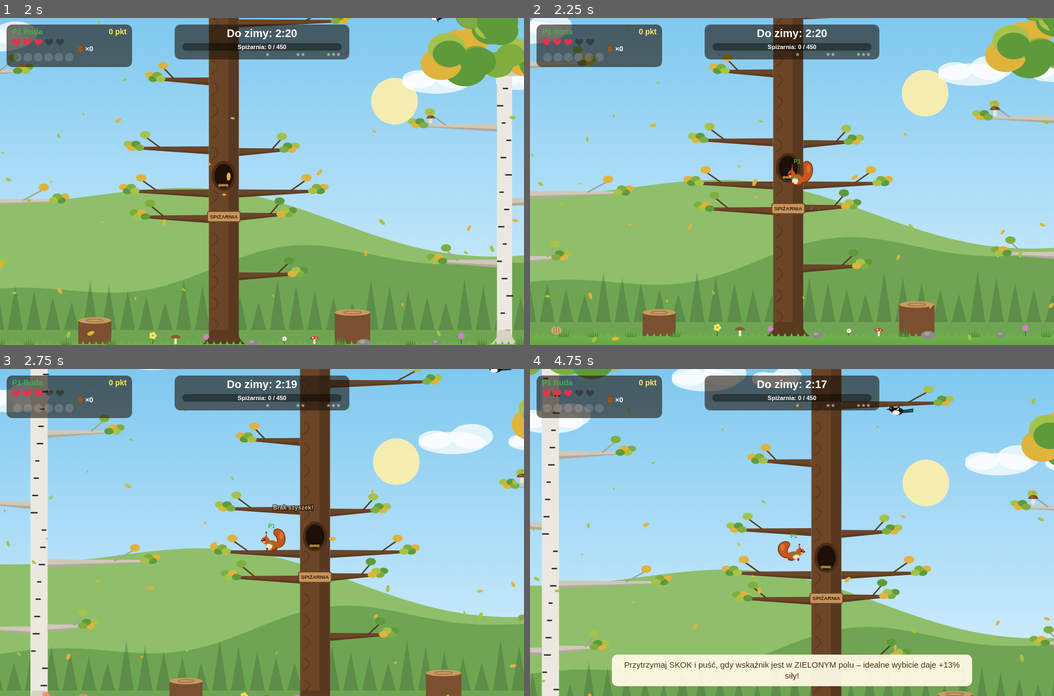
Above: before the commit, frames 1-4 (two rows, left to right).
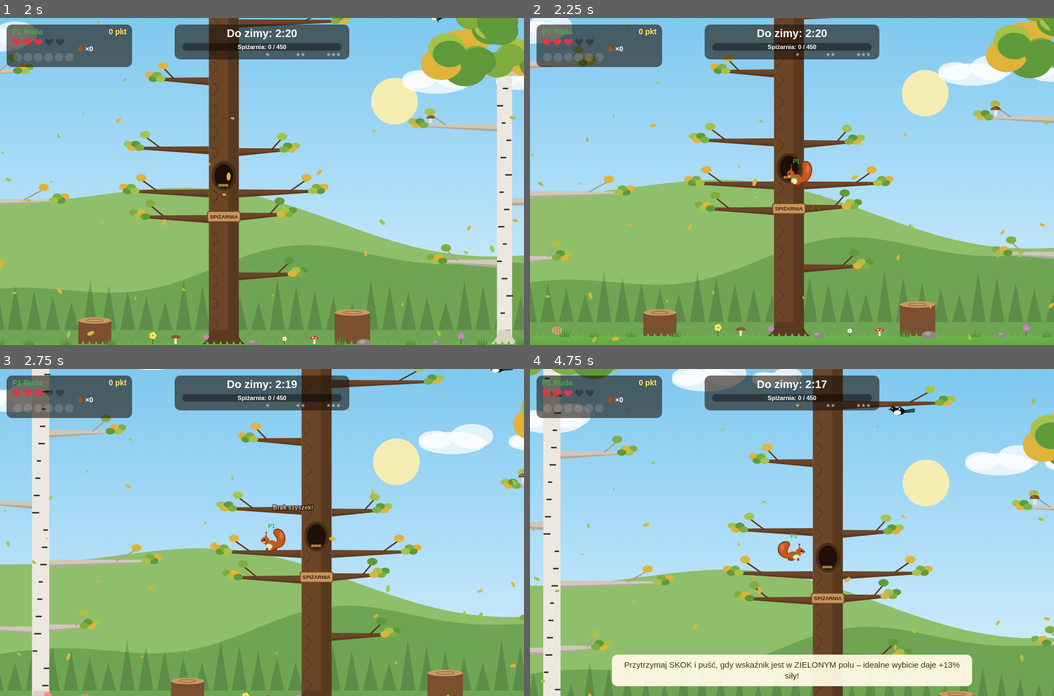
Above: after the commit, the same moments.

Repository: jab-jab-coder/game04
Game: browser game, page index.html
Same seed, same stepped clock (60 frames per second), same inputs: the game is played once before the commit and once after it.
Inputs (mouse positions are in pixels of both pictures, inside the frame that each line leads up to):
- Up to frame 1 (2 s): click (262, 181) at 0.27 s; hold Right 1.03-1.53 s; tap Space at 1.1, 1.6 s; hold Down 1.58-1.85 s; hold Left from 1.9 s (still down)
- Up to frame 2 (2.25 s): keep holding Left; tap Space at 2.1 s
- Up to frame 3 (2.75 s): release Left at 2.47 s; tap Q at 2.52 s; hold Up from 2.52 s (still down); tap Space at 2.6 s
- Up to frame 4 (4.75 s): release Up at 2.82 s; hold Right 2.87-3.53 s; tap Space every 0.5 s from 3.1 to 4.6 s; hold Up 3.58-3.82 s; hold Left 3.87-4.3 s; hold Down 4.35-4.68 s; hold Right from 4.73 s (still down)

Frame 1 is identical in both runs. In frame 2, 1.6% of the frame differs, in the area x 3-100%, y 0-99%; in frame 3, 3.0%, in the area x 0-100%, y 0-100%; in frame 4, 2.7%.

Commit message:
Sterowanie, szara wiewiórka i wspinaczka – poprawki
- ładowanie skoku w biegu, podczas wspinaczki i w locie; coyote time; skok także pod LB/LT na padzie
- cykl życia szarej wiewiórki: ucieczka przed psami na drzewo, odpoczynek, upuszczanie łupu po złapaniu, awaryjny respawn na najbliższym drzewie
- naprawione migotanie (60 zmian stanu/s) między pniem a gałęzią przy trzymaniu kierunku po skosie; brak przyklejania do własnego pnia przy skoku w górę

Co-Authored-By: Claude Opus 5.5 <noreply@anthropic.com>

Diff:
--- a/js/data.js
+++ b/js/data.js
@@ -92,6 +92,8 @@
   rival: ['Moje!', 'Ten orzech miał moje imię!', 'Kto pierwszy, ten lepszy!', 'Spadaj, ruda!', 'Mniam!'],
   rivalHit: ['Ej! To moje!', 'Nieładnie!', 'Auć!'],
   rivalEat: ['Mniam mniam…', 'Chrup chrup!', 'Smacznego mnie!'],
+  rivalFlee: ['Ratunkuuu!', 'Psy! W nogi!', 'Nie jestem smaczny!', 'Mamo, pies!'],
+  rivalSafe: ['Uff… o włos!', 'Ha! Nie dosięgniesz!', 'Bezpieczny!', 'Psy nie umieją się wspinać!'],
   fall: ['Bęc!', 'Auć, mój ogon!', 'Grawitacja 1 : 0 Wiewiórka', 'Nic mi nie jest!'],
   perfect: ['Idealne wybicie!', 'Perfekcyjnie!', 'Jak polatucha!'],
   full: ['Mmmf mmf!', 'Pełne policzki!', 'Nie zmieszczę więcej!'],
--- a/js/entities.js
+++ b/js/entities.js
@@ -30,6 +30,23 @@
   startClimb(t) {
     this.state = 'climb'; this.tree = t; this.plat = null;
     this.x = t.x + t.w / 2; this.vx = 0; this.vy = 0;
+    this.switchCd = 0.2; // histereza: chwilę nie można od razu zejść z pnia
+  }
+
+  // Zejście z pnia na gałąź. Płynnie (małe przesunięcie), a przed powrotem na pień chroni
+  // reguła „nie chwytaj pnia, idąc od niego” + krótka histereza switchCd.
+  stepOntoPlatform(p, dir) {
+    this.state = 'ground'; this.plat = p; this.y = p.y; this.tree = null;
+    this.x = clamp(this.x + dir * 8, p.x + 2, p.x + p.w - 2);
+    this.vx = dir * 140;
+    this.switchCd = 0.2;
+  }
+
+  // Czy gracz trzyma kierunek „od pnia”? (wtedy chce iść po gałęzi, a nie wspinać się)
+  movingAwayFrom(t, ix) {
+    if (!ix) return false;
+    const rel = this.x - (t.x + t.w / 2);
+    return Math.abs(rel) > 2 && Math.sign(rel) === ix;
   }
 
   update(c, dt, game) {
@@ -38,6 +55,7 @@
     if (this.invuln > 0) this.invuln -= dt;
     if (this.fullCd > 0) this.fullCd -= dt;
     if (this.grabCd > 0) this.grabCd -= dt;
+    if (this.switchCd > 0) this.switchCd -= dt;
     if (this.dropT > 0) this.dropT -= dt;
     this.anim += dt;
 
@@ -52,67 +70,72 @@
     }
 
     const slots = this.slots;
-    const spd = (1 - 0.055 * slots) * (this.powers.speed > 0 ? 1.4 : 1);
+    const spd = (1 - 0.055 * slots) * (this.powers.speed > 0 ? 1.4 : 1) * (this.fleeBoost || 1);
     const jmp = (1 - 0.035 * slots) * (this.powers.speed > 0 ? 1.12 : 1);
     const RUN = 240 * spd;
 
     // --- ładowanie skoku (wskaźnik siły pulsuje 0→1→0; trafienie w zielone pole = idealne wybicie)
-    const canJump = this.state === 'ground' || this.state === 'climb';
-    if (jumpPressed && canJump && !this.charging) { this.charging = true; this.chargeT = 0; this.charge = 0; }
+    // Ładować można w biegu, podczas wspinaczki, a nawet w locie (skok wykona się po wylądowaniu,
+    // jeśli przycisk nadal jest trzymany). „Coyote time” pozwala odbić się tuż po zejściu z krawędzi.
+    if (this.state === 'ground' || this.state === 'climb') this.coyote = 0.12;
+    else if (this.coyote > 0) this.coyote -= dt;
+    const canJump = this.state === 'ground' || this.state === 'climb' || this.coyote > 0;
+    if (jumpPressed && !this.charging) { this.charging = true; this.chargeT = 0; this.charge = 0; }
     if (this.charging) {
-      if (!canJump) this.charging = false;
-      else {
-        this.chargeT += dt;
-        const p = (this.chargeT / 0.7) % 2;
-        this.charge = p < 1 ? p : 2 - p;
-        if (!jumpHeld) this.doJump(ix, jmp, game);
+      this.chargeT += dt;
+      const p = (this.chargeT / 0.7) % 2;
+      this.charge = p < 1 ? p : 2 - p;
+      if (!jumpHeld) {
+        if (canJump) this.doJump(ix, jmp, game);
+        else this.charging = false;
       }
     }
 
     if (this.state === 'ground') {
       const ice = this.plat && this.plat.ice;
-      const target = this.charging ? 0 : ix * RUN;
-      const a = (ix !== 0 && !this.charging) ? (ice ? 3 : 16) : (ice ? 1.6 : 14);
+      const target = ix * RUN * (this.charging ? 0.85 : 1);
+      const a = ix !== 0 ? (ice ? 3 : 16) : (ice ? 1.6 : 14);
       this.vx += (target - this.vx) * Math.min(1, a * dt);
       if (ix) this.facing = ix;
       this.x += this.vx * dt;
       if (this.plat && (this.x < this.plat.x - 4 || this.x > this.plat.x + this.plat.w + 4)) {
         this.state = 'air'; this.plat = null; this.airMax = Math.max(RUN, Math.abs(this.vx));
       }
-      if (this.state === 'ground' && !this.charging && this.bury <= 0) {
+      if (this.state === 'ground' && this.bury <= 0 && !(this.switchCd > 0)) {
         if (iy === -1) {
           const t = trunkAt(world, this.x, this.y - 5);
-          if (t && this.y > t.top + 30) this.startClimb(t);
+          if (t && this.y > t.top + 30 && !this.movingAwayFrom(t, ix)) this.startClimb(t);
         } else if (iy === 1 && this.plat && !this.plat.stump) {
           const t = trunkAt(world, this.x, this.y + 6);
-          if (t) { this.startClimb(t); this.y += 4; }
+          if (t && !this.movingAwayFrom(t, ix)) { this.startClimb(t); this.y += 4; }
           else { this.state = 'air'; this.dropIgnore = this.plat; this.dropT = 0.3; this.plat = null; this.y += 2; this.airMax = RUN; }
         }
       }
     } else if (this.state === 'climb') {
       const t = this.tree;
       this.vx = 0;
-      this.vy = this.charging ? 0 : iy * 190 * spd;
+      this.vy = iy * 190 * spd * (this.charging ? 0.85 : 1);
       this.y += this.vy * dt;
       if (ix) this.facing = ix;
       if (this.y < t.top + 16) {
         this.y = t.top + 16;
-        if (iy === -1) {
+        if (iy === -1 && !(this.switchCd > 0)) {
           const crown = world.platforms.find((p) => p.tree === t && p.crown);
-          if (crown) { this.state = 'ground'; this.plat = crown; this.y = crown.y; this.tree = null; }
+          if (crown) this.stepOntoPlatform(crown, 0);
         }
       }
       if (this.state === 'climb' && this.y >= GROUND_Y) {
         this.y = GROUND_Y;
-        if (iy > 0 || ix !== 0) { this.state = 'ground'; this.plat = null; this.tree = null; this.vx = ix * 100; }
-      }
-      if (this.state === 'climb' && ix !== 0 && !this.charging) {
+        if ((iy > 0 || ix !== 0) && !(this.switchCd > 0)) {
+          this.state = 'ground'; this.plat = null; this.tree = null;
+          this.x += ix * 8;
+          this.vx = ix * 140; this.switchCd = 0.2;
+        }
+      }
+      if (this.state === 'climb' && ix !== 0 && !(this.switchCd > 0)) {
         for (const p of world.platforms) {
           if (p.tree !== t || Math.abs(p.y - this.y) > 16) continue;
-          if (p.side === ix || p.side === 0) {
-            this.state = 'ground'; this.plat = p; this.y = p.y; this.x += ix * 8; this.tree = null; this.vx = ix * 120;
-            break;
-          }
+          if (p.side === ix || p.side === 0) { this.stepOntoPlatform(p, ix); break; }
         }
       }
     } else { // powietrze
@@ -132,7 +155,8 @@
 
       if (iy === -1 && this.grabCd <= 0) {
         const t = trunkAt(world, this.x, this.y - 10);
-        if (t && this.y > t.top + 20) { this.startClimb(t); if (this.isPlayer) game.sfx('land'); }
+        const ownTreeRising = t && t === this.leftTree && this.vy < 0;
+        if (t && this.y > t.top + 20 && !ownTreeRising) { this.startClimb(t); if (this.isPlayer) game.sfx('land'); }
       }
       if (this.state === 'air' && this.vy > 0) {
         let best = null;
@@ -158,6 +182,7 @@
     const perfect = this.charge >= 0.88;
     const boost = perfect ? 1.13 : 1;
     const dir = ix !== 0 ? ix : (this.state === 'climb' ? this.facing : 0);
+    this.leftTree = this.state === 'climb' ? this.tree : (this.plat && !this.plat.stump ? this.plat.tree : null);
     this.vy = -(360 + 480 * c) * jmp * boost;
     this.vx = dir * (150 + 290 * c) * jmp * boost;
     if (this.state === 'climb') {
@@ -168,7 +193,7 @@
       this.grabCd = 0.15;
     }
     this.airMax = Math.max(240, Math.abs(this.vx));
-    this.state = 'air'; this.plat = null; this.tree = null; this.charging = false;
+    this.state = 'air'; this.plat = null; this.tree = null; this.charging = false; this.coyote = 0;
     if (this.isPlayer) {
       if (perfect) {
         game.sfx('perfect'); game.sparkle(this.x, this.y - 10, '#7dff7a');
@@ -180,6 +205,7 @@
 
   land(p, game) {
     const impact = this.vy;
+    this.leftTree = null;
     this.state = 'ground'; this.plat = p; this.y = p ? p.y : GROUND_Y; this.vy = 0;
     if (impact > 1080 && this.powers.golden <= 0) {
       this.stun = 1.1; this.vx = 0;
@@ -199,13 +225,86 @@
 }
 
 // ---------------- Mózg konkurencyjnej wiewiórki szarej ----------------
+// Cykl życia: 'forage' (zbiera) → 'flee' (ucieka przed psem na drzewo) → 'hide' (odpoczywa w bezpiecznym miejscu) → 'forage'.
+// Jedzenie (eatT) obsługuje gra, gdy rywal ma 3 przysmaki i nikt mu nie zagraża.
 class RivalBrain {
-  constructor(sq) { this.sq = sq; this.target = null; this.think = 0; this.stuck = 0; this.lastX = sq.x; this.lastY = sq.y; this.wanderX = sq.x; }
+  constructor(sq) {
+    this.sq = sq; this.target = null; this.think = 0; this.stuck = 0; this.lastX = sq.x; this.lastY = sq.y; this.wanderX = sq.x;
+    this.mode = 'forage'; this.fleeT = 0; this.hideT = 0; this.safeTree = null;
+  }
+
+  // Najbliższy groźny pies – tylko gdy wiewiórka jest nisko (trawa, pieniek, dół pnia)
+  nearestThreat(game) {
+    const s = this.sq;
+    if (s.y < GROUND_Y - 70) return null;
+    let best = null, bd = 1e9;
+    for (const d of game.dogs) {
+      if (d.dazed > 0 || d.sleep > 0 || d.scared > 0) continue;
+      const dd = Math.abs(d.x - s.x);
+      // goniący ją pies – ucieka z daleka; spacerujący – dopiero gdy jest tuż obok
+      const range = d.state === 'chase' && d.target === s ? 300 : 120;
+      if (dd < range && dd < bd) { bd = dd; best = d; }
+    }
+    return best;
+  }
+
+  startFlee(game, dog) {
+    const s = this.sq;
+    this.mode = 'flee'; this.fleeT = 0; s.fleeBoost = 1.7; s.eatT = 0; this.target = null;
+    if (s.state === 'climb') this.safeTree = s.tree;
+    else {
+      // najbliższe drzewo, do którego nie trzeba biec przez psa
+      let best = null, bs = 1e9;
+      for (const t of game.world.trees) {
+        const cx = t.x + t.w / 2;
+        let score = Math.abs(cx - s.x);
+        if (dog && (dog.x - s.x) * (cx - s.x) > 0 && Math.abs(dog.x - s.x) < Math.abs(cx - s.x) + 40) score += 600;
+        if (score < bs) { bs = score; best = t; }
+      }
+      this.safeTree = best;
+    }
+    game.say(s, pick(LINES.rivalFlee), '#444');
+  }
+
+  reachSafety(game) {
+    this.mode = 'hide'; this.hideT = 1 + Math.random();
+    this.sq.fleeBoost = 1;
+    game.say(this.sq, pick(LINES.rivalSafe), '#444');
+  }
+
+  fleeCtrl(dt, game, c) {
+    const s = this.sq, t = this.safeTree;
+    this.fleeT += dt;
+    const safeY = Math.max(t.top + 40, GROUND_Y - 300);
+    if (s.state === 'climb') {
+      if (s.y <= safeY) this.reachSafety(game); else c.y = -1;
+      return c;
+    }
+    if (s.state === 'ground' && s.plat && !s.plat.stump && s.y < GROUND_Y - 120) { this.reachSafety(game); return c; }
+    // nie zdążył? „Puff!” – ląduje na najbliższym drzewie
+    if (this.fleeT > 4) { game.rivalPoof(s, t); this.reachSafety(game); return c; }
+    const cx = t.x + t.w / 2;
+    if (Math.abs(cx - s.x) > 8) c.x = Math.sign(cx - s.x);
+    else c.y = -1;
+    if (s.state === 'air') c.y = -1; // łapie się każdego pnia po drodze
+    return c;
+  }
 
   ctrl(dt, game) {
     const s = this.sq;
     const c = blankCtrl();
-    if (s.eatT > 0 || s.stun > 0) return c;
+    if (s.stun > 0) return c;
+    if (this.mode !== 'flee') {
+      const dog = this.nearestThreat(game);
+      if (dog) this.startFlee(game, dog);
+    }
+    if (this.mode === 'flee') return this.fleeCtrl(dt, game, c);
+    if (this.mode === 'hide') {
+      this.hideT -= dt;
+      if (this.hideT <= 0 && s.eatT <= 0) { this.mode = 'forage'; this.think = 0; }
+      return c;
+    }
+    if (s.eatT > 0) return c;
     this.think -= dt;
     if (this.target && (!game.items.includes(this.target) || this.target.taken)) this.target = null;
     if (this.think <= 0 || !this.target) {
--- a/js/input.js
+++ b/js/input.js
@@ -49,7 +49,8 @@
     if (ax > dz || b(15)) c.x = 1;
     if (ay < -dz || b(12)) c.y = -1;
     if (ay > dz || b(13)) c.y = 1;
-    if (b(0)) c.jump = true;
+    // skok: A, a także lewy bumper/spust – wygodne, gdy kciuk prawej ręki jest zajęty
+    if (b(0) || b(4) || b(6)) c.jump = true;
     if (b(1) || b(2) || b(3) || b(5) || b(7)) c.action = true;
     if (b(9)) c.pause = true;
   },
--- a/js/main.js
+++ b/js/main.js
@@ -256,6 +256,28 @@
     this.sfx('stomp');
   }
 
+  // Pies dopadł szarą wiewiórkę: gubi cały łup, odskakuje i ucieka na drzewo (chwilowo nietykalna)
+  rivalCaught(r, d) {
+    r.eatT = 0;
+    if (r.cheeks.length) this.addText(r.x, r.y - 44, 'Upuścił łup!', '#ffe0a0', 14);
+    this.dropFromCheeks(r, r.cheeks.length);
+    r.stun = 0.35; r.invuln = 3; r.charging = false;
+    r.state = 'air'; r.plat = null; r.tree = null;
+    r.vy = -380; r.vx = Math.sign(r.x - d.x || 1) * 240; r.airMax = 420;
+    r.brain.startFlee(this, d);
+  }
+
+  // Awaryjny „teleport” – szara wiewiórka zjawia się na gałęzi najbliższego drzewa
+  rivalPoof(r, t) {
+    const cands = this.world.platforms.filter((p) => p.tree === t && !p.crown && p.y < GROUND_Y - 180 && p.y > GROUND_Y - 480);
+    const p = cands.length ? cands[Math.floor(Math.random() * cands.length)] : t.crownPlat;
+    this.dust(r.x, r.y, 16, '#dddddd');
+    r.x = p.side < 0 ? p.x + p.w * 0.35 : p.side > 0 ? p.x + p.w * 0.65 : p.x + p.w / 2;
+    r.y = p.y; r.state = 'ground'; r.plat = p; r.tree = null; r.vx = 0; r.vy = 0; r.charging = false;
+    this.sparkle(r.x, r.y - 14, '#e8e8e8');
+    this.addText(r.x, r.y - 40, 'Puff!', '#eeeeee', 16);
+  }
+
   hitRival(s, r) {
     r.stun = 1.3; r.eatT = 0; r.vx = 0;
     this.dropFromCheeks(r, r.cheeks.length);
@@ -419,9 +441,13 @@
       if (r.eatT > 0) {
         r.eatT -= dt;
         if (r.eatT <= 0) { r.cheeks = []; this.addText(r.x, r.y - 40, 'Zjedzone…', '#ccc', 14); }
-      } else if (r.cheeks.length >= 3 && r.state === 'ground') {
-        r.eatT = 4; this.say(r, pick(LINES.rivalEat), '#444');
-      }
+      } else if ((r.cheeks.length >= 3 || (r.brain.mode === 'hide' && r.cheeks.length > 0)) && (r.state === 'ground' || r.state === 'climb') && r.brain.mode !== 'flee') {
+        // je tylko w spokojnym miejscu: na drzewie albo gdy w pobliżu nie ma psa
+        const safe = r.y < GROUND_Y - 100 || !this.dogs.some((d) => Math.abs(d.x - r.x) < 450 && d.dazed <= 0 && d.sleep <= 0);
+        if (safe) { r.eatT = 4; this.say(r, pick(LINES.rivalEat), '#444'); }
+      }
+      // smuga kurzu podczas ucieczki
+      if (r.brain.mode === 'flee' && r.state === 'ground' && Math.random() < 0.4) this.dust(r.x - Math.sign(r.vx) * 10, r.y, 1, '#bfae80');
     }
 
     // przedmioty
@@ -448,12 +474,7 @@
         if (!boxOverlap(db, s.box())) continue;
         if (s.powers.golden > 0) { d.scared = 2.5; continue; }
         if (s.isPlayer) this.hurt(s, d);
-        else {
-          s.stun = 1.5; s.invuln = 2; s.eatT = 0;
-          this.dropFromCheeks(s, s.cheeks.length);
-          s.state = 'air'; s.plat = null; s.tree = null; s.vy = -420; s.vx = Math.sign(s.x - d.x || 1) * 260; s.airMax = 260;
-          this.say(s, 'Ratunkuuu!', '#444');
-        }
+        else this.rivalCaught(s, d);
         this.sfx('bark');
       }
     }
@@ -838,10 +859,10 @@
       L('Jak grać – sterowanie', 40, 24, '#8a3510', true);
       L('Gracz 1: A/D – ruch,  W/S – wspinaczka,  SPACJA – skok,  E – akcja', 80);
       L('Gracz 2: ←/→ – ruch,  ↑/↓ – wspinaczka,  prawy SHIFT – skok,  prawy CTRL / Enter – akcja', 106);
-      L('Pad: lewa gałka/krzyżak – ruch,  A – skok,  B/X – akcja,  START – pauza', 132);
+      L('Pad: lewa gałka/krzyżak – ruch,  A / LB / LT – skok,  B/X – akcja,  START – pauza', 132);
       L('W trybie 1 gracza działają oba zestawy klawiszy. P/Esc – pauza, M – dźwięk.', 158);
       L('Skakanie', 200, 18, '#8a3510', true);
-      L('• Przytrzymaj SKOK – wskaźnik siły pulsuje. Puść, aby skoczyć w stronę, którą trzymasz.', 228);
+      L('• Przytrzymaj SKOK – wskaźnik siły pulsuje. Możesz przy tym biec i się wspinać. Puść = skok.', 228);
       L('• Puść w ZIELONYM polu = idealne wybicie (+13% siły). Bez kierunku = skok w górę.', 252);
       L('• Za słaby skok = lot na trawę. Upadek z dużej wysokości ogłusza i gubisz orzechy!', 276);
       L('• W locie przytrzymaj GÓRĘ przy pniu, aby się go złapać. DÓŁ na gałęzi = zeskok.', 300);
--- a/js/render.js
+++ b/js/render.js
@@ -356,7 +356,7 @@
     ctx.translate(0, 12);
   } else {
     ctx.scale(s.facing, 1);
-    if (s.charging) ctx.scale(1 + s.charge * 0.18, 1 - s.charge * 0.28);
+    if (s.charging && s.state !== 'air') ctx.scale(1 + s.charge * 0.12, 1 - s.charge * 0.2);
     else if (s.state === 'air') { const st = clamp(-s.vy / 2500, -0.12, 0.2); ctx.scale(1 - st * 0.5, 1 + st); }
   }
   if (s.eatT > 0) ctx.translate(0, Math.sin(time * 30) * 1);
